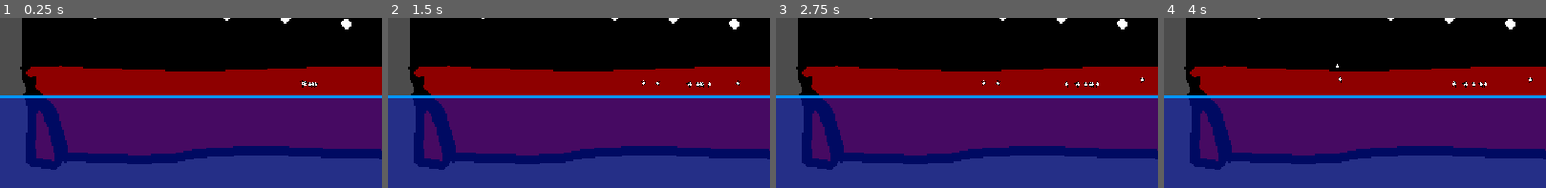
Above: before the commit, frames 1-4 (left to right).
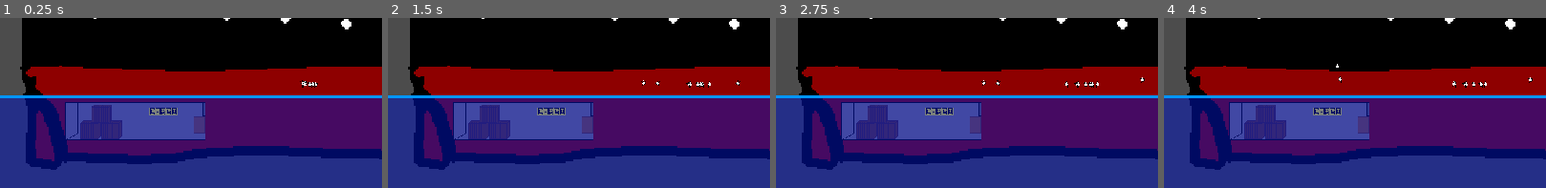
Above: after the commit, the same moments.

Repository: Telkan/10DePerdu
Game: Godot game, scene res://Levels/TestLevel.tscn
Two runs of this game, one before a commit and one after it. Both use one fixed random seed, a clock stepped at 60 frames per second and the inputs below.
Inputs:
- Up to frame 1 (0.25 s): no input
- Up to frame 2 (1.5 s): hold Right (ui_right) from 0.53 s (still down); tap Space (ui_select) at 0.77 s; tap Enter at 1.25 s
- Up to frame 3 (2.75 s): tap Space (ui_select) at 1.52, 2 s; release Right (ui_right) at 2.03 s; hold Left (ui_left) from 2.03 s (still down)
- Up to frame 4 (4 s): release Left (ui_left) at 2.78 s; hold Right (ui_right) from 2.78 s (still down); tap Space (ui_select) at 3.02, 3.77 s
The pictures show only the part of the screen within x 3-53%, y 50-100%; the shares and areas given below are measured in that part.

The runs differ from the first frame. In frame 1, 8.3% of the frame differs, in the area x 17-54%, y 49-72%; in frame 2, 8.3%; in frame 3, 8.3%; in frame 4, 8.3%.

Commit message:
Cargo

Diff:
--- a/Levels/TestLevel.tscn
+++ b/Levels/TestLevel.tscn
@@ -9,6 +9,7 @@
 [ext_resource path="res://Decors/Sea/SeaTexture.png" type="Texture" id=7]
 [ext_resource path="res://SeaTextureUnderwater.png" type="Texture" id=8]
 [ext_resource path="res://Decors/Boat/Boat.png" type="Texture" id=9]
+[ext_resource path="res://Decors/Boat/Rooms/Cargo.png" type="Texture" id=10]
 
 [sub_resource type="ConvexPolygonShape2D" id=1]
 points = PoolVector2Array( 32, 32, 0, 32, 0, 0, 32, 0 )
@@ -230,7 +231,7 @@
 position = Vector2( 839.218, 819.436 )
 
 [node name="HoleCreator" parent="." instance=ExtResource( 4 )]
-position = Vector2( 1071.18, 922.078 )
+position = Vector2( 1070.18, 922.078 )
 z_index = 10
 sizeX = 450
 sizeY = 30
@@ -257,4 +258,9 @@
 scale = Vector2( 3.76231, 3.76231 )
 texture = ExtResource( 9 )
 
+[node name="Cargo" type="Sprite" parent="."]
+position = Vector2( 384.213, 928.705 )
+scale = Vector2( 1.5, 1.5 )
+texture = ExtResource( 10 )
+
 [connection signal="timeout" from="HoleCreator/Timer" to="HoleCreator" method="_on_Timer_timeout"]
Binary file added: Decors/Boat/Rooms/Cargo.aseprite
Binary file added: Decors/Boat/Rooms/Cargo.png
Not shown, added: Decors/Boat/Rooms/Cargo.png.import
Not shown: 1 places in Levels/TestLevel.tscn that only renumber resources
Binary file added: MiscAsset/Squareo.ttf
